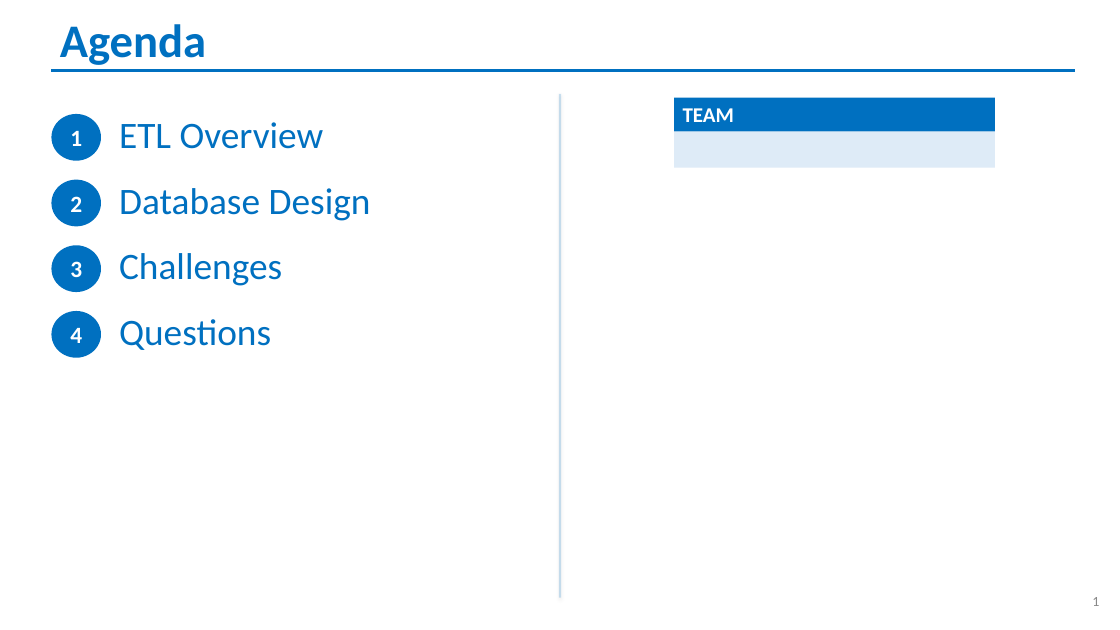
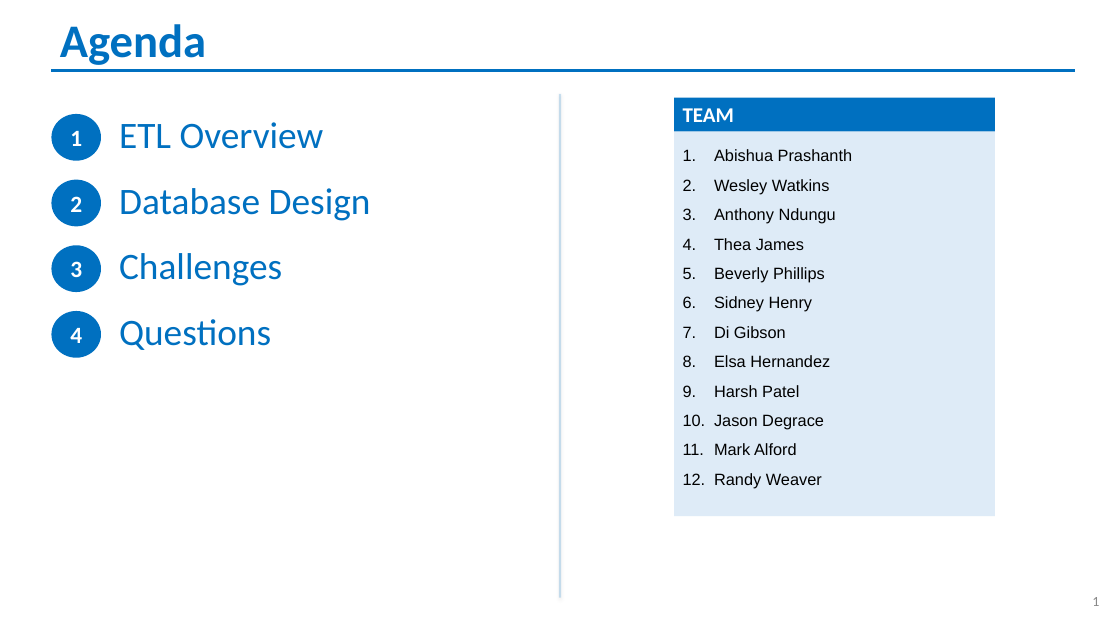
Before and after one commit to randallwvr90/Rent-and-Income-DB, a slide deck: slide 2 of ETL_Group2.pptx. Drawn at 1120x630 pixels with LibreOffice and Linux fonts; fonts in the diff are those of the drawing. Boxes give left, top, right and bottom in pixels: in the first picture for what was removed or moved away, otherwise in the second. Text is boxed around its words. In the diff, an @@ line names an element or a change of style, - is before the commit and + after.

```diff
--- a/ETL_Group2.pptx
+++ b/ETL_Group2.pptx
@@ rectangle removed at <box>675,132,996,168</box> @@
@@ rectangle added at <box>675,132,996,517</box>, fill #DEEBF7, 14 pt, text #000000 @@
+1. Abishua Prashanth
+2. Wesley Watkins
+3. Anthony Ndungu
+4. Thea James
+5. Beverly Phillips
+6. Sidney Henry
+7. Di Gibson
+8. Elsa Hernandez
+9. Harsh Patel
+10. Jason Degrace
+11. Mark Alford
+12. Randy Weaver
```
Also in this commit, not shown: 1 other slide changed, 2 slides added, 2 slides removed, 2 other files.
